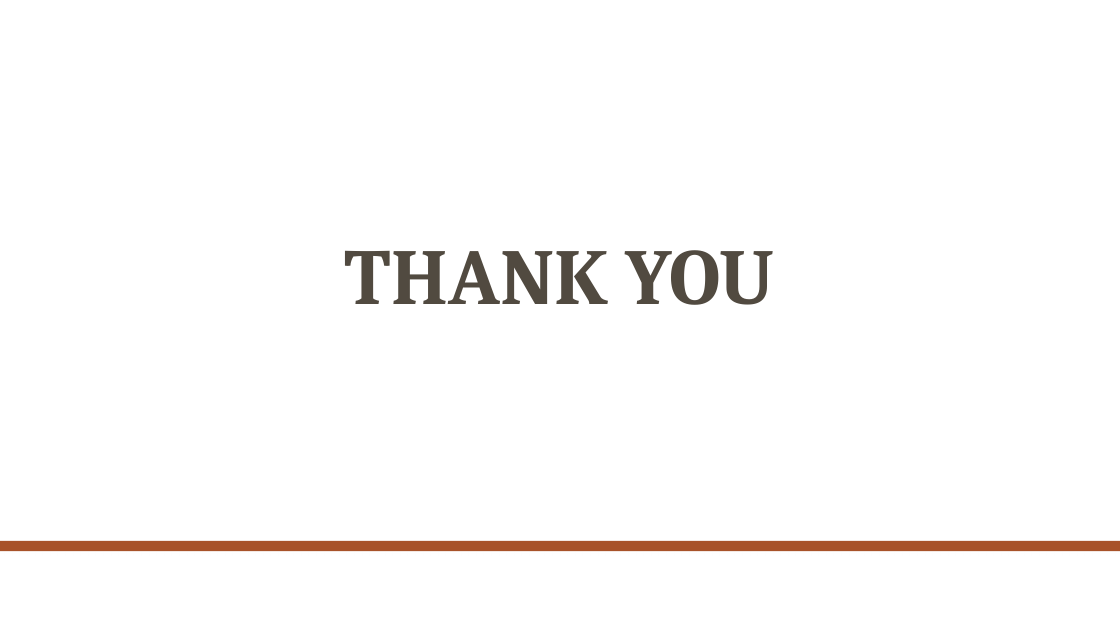
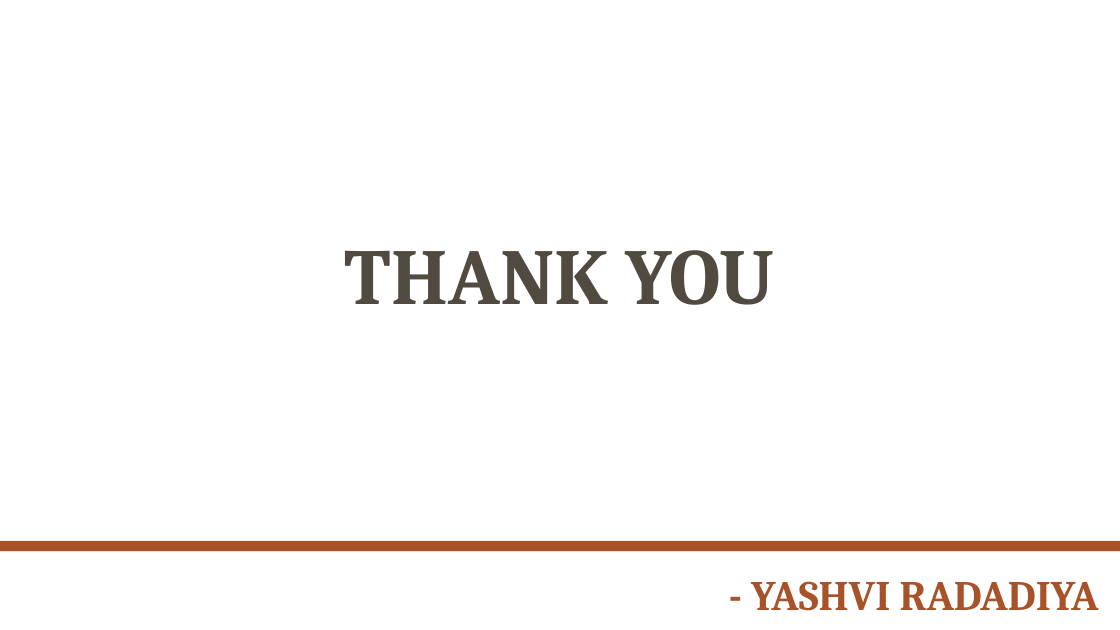
Before and after one commit to yashuradadiya/Data_Analysis_Projects, a slide deck: slide 17 of Loan_Data_Analysis/Loan data analysis.pptx (slide 11 before the commit). Drawn at 1120x630 pixels with LibreOffice and Linux fonts; fonts in the diff are those of the drawing; background and template pictures are left out. Boxes give left, top, right and bottom in pixels: in the first picture for what was removed or moved away, otherwise in the second. Text is boxed around its words. In the diff, an @@ line names an element or a change of style, - is before the commit and + after.

```diff
--- a/Loan_Data_Analysis/Loan data analysis.pptx
+++ b/Loan_Data_Analysis/Loan data analysis.pptx
@@ text added at (751, 581, 1099, 611), 36 pt, text #A85229, bold @@
+- YASHVI RADADIYA
```
Also in this commit, not shown: 2 other slides changed, 6 slides added, 9 other files.
